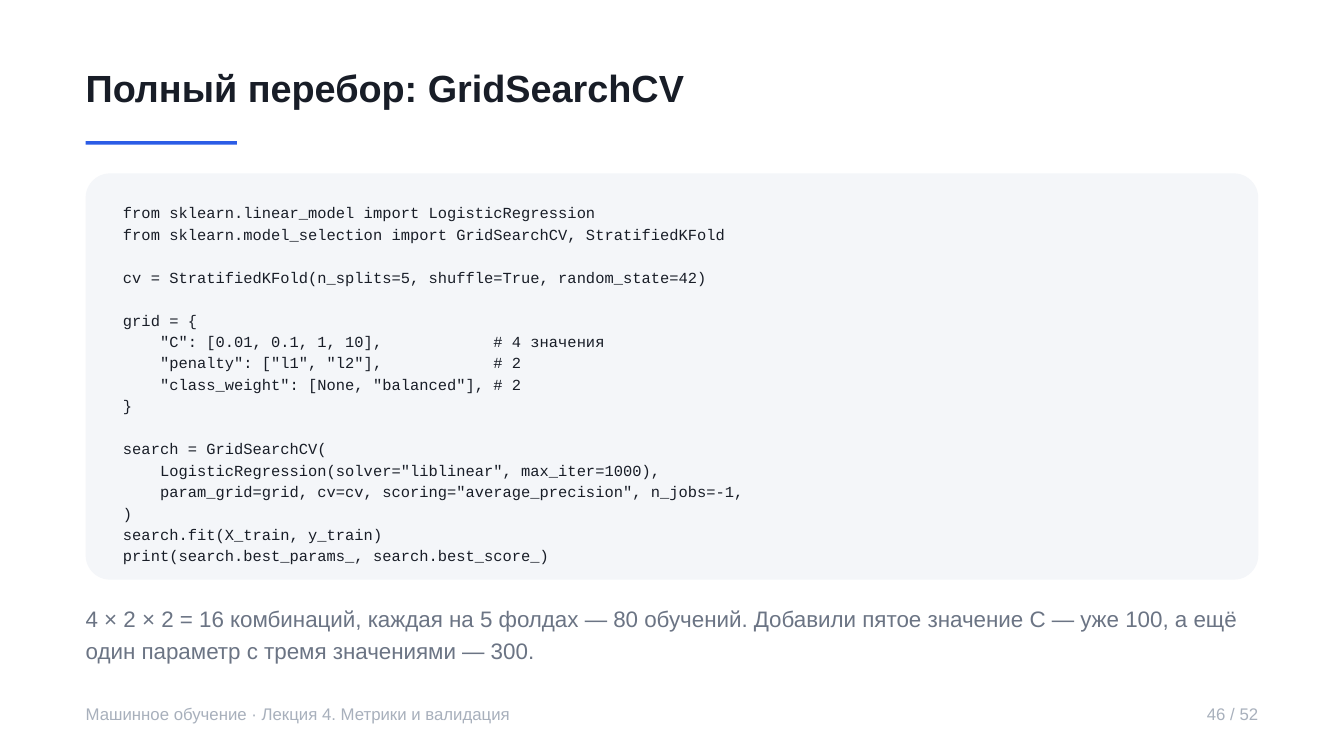
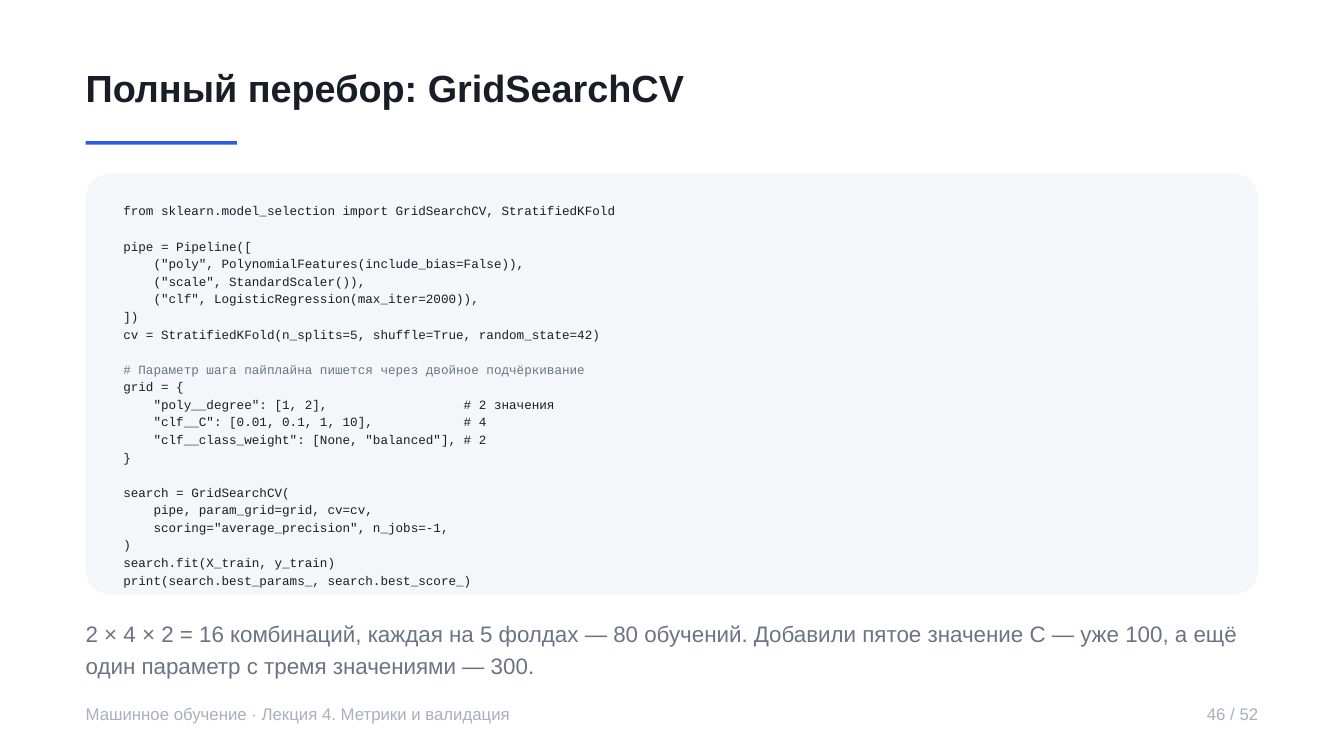
Before and after one commit to rustam-azimov/ml-course-spbu, a slide deck: slide 46 of lectures/lecture04.pptx. Drawn at 1344x756 pixels with LibreOffice and Linux fonts; fonts in the diff are those of the drawing. Boxes give left, top, right and bottom in pixels: in the first picture for what was removed or moved away, otherwise in the second. Text is boxed around its words. In the diff, an @@ line names an element or a change of style, - is before the commit and + after.

Commit message:
Лекция 4: примеры перебора на пайплайне, без устаревшего penalty

```diff
--- a/lectures/lecture04.pptx
+++ b/lectures/lecture04.pptx
@@ rounded rectangle "from sklearn.model_selection import GridSearchCV, Stratified ...": place and size @@
-rounded rectangle "from sklearn.model_selection import GridSearchCV, Stratified ..." at box(86, 173, 1258, 580)
+rounded rectangle "from sklearn.model_selection import GridSearchCV, Stratified ..." at box(86, 173, 1258, 595)
@@ text in rounded rectangle at box(123, 207, 596, 222): paragraph removed @@
-from sklearn.linear_model import LogisticRegression
@@ text in rounded rectangle at box(123, 206, 615, 588): size 11 to 9 pt in "from sklearn.model_selection import GridSearchCV, Stratified ...", "cv = StratifiedKFold(n_splits=5, shuffle=True, random_state= ...", "grid = {", "}" and 4 more places @@
@@ text in rounded rectangle at box(123, 242, 525, 306): paragraphs added @@
+pipe = Pipeline([
+("poly", PolynomialFeatures(include_bias=False)),
+("scale", StandardScaler()),
+("clf", LogisticRegression(max_iter=2000)),
+])
@@ text in rounded rectangle at box(138, 365, 584, 377): paragraph added @@
+# Параметр шага пайплайна пишется через двойное подчёркивание
@@ text in rounded rectangle at box(154, 400, 555, 447): text changed; size 11 to 9 pt @@
-"C": [0.01, 0.1, 1, 10], # 4 значения
-"penalty": ["l1", "l2"], # 2
-"class_weight": [None, "balanced"], # 2
+"poly__degree": [1, 2], # 2 значения
+"clf__C": [0.01, 0.1, 1, 10], # 4
+"clf__class_weight": [None, "balanced"], # 2
@@ text in rounded rectangle at box(154, 505, 449, 535): text changed; size 11 to 9 pt @@
-LogisticRegression(solver="liblinear", max_iter=1000),
-param_grid=grid, cv=cv, scoring="average_precision", n_jobs=-1,
+pipe, param_grid=grid, cv=cv,
+scoring="average_precision", n_jobs=-1,
@@ text at box(86, 625, 1237, 679): text changed @@
-4 × 2 × 2 = 16 комбинаций, каждая на 5 фолдах — 80 обучений. Добавили пятое значение C — уже 100, а ещё один параметр с тремя значениями — 300.
+2 × 4 × 2 = 16 комбинаций, каждая на 5 фолдах — 80 обучений. Добавили пятое значение C — уже 100, а ещё один параметр с тремя значениями — 300.
```
Also in this commit, not shown: 2 other slides changed.
